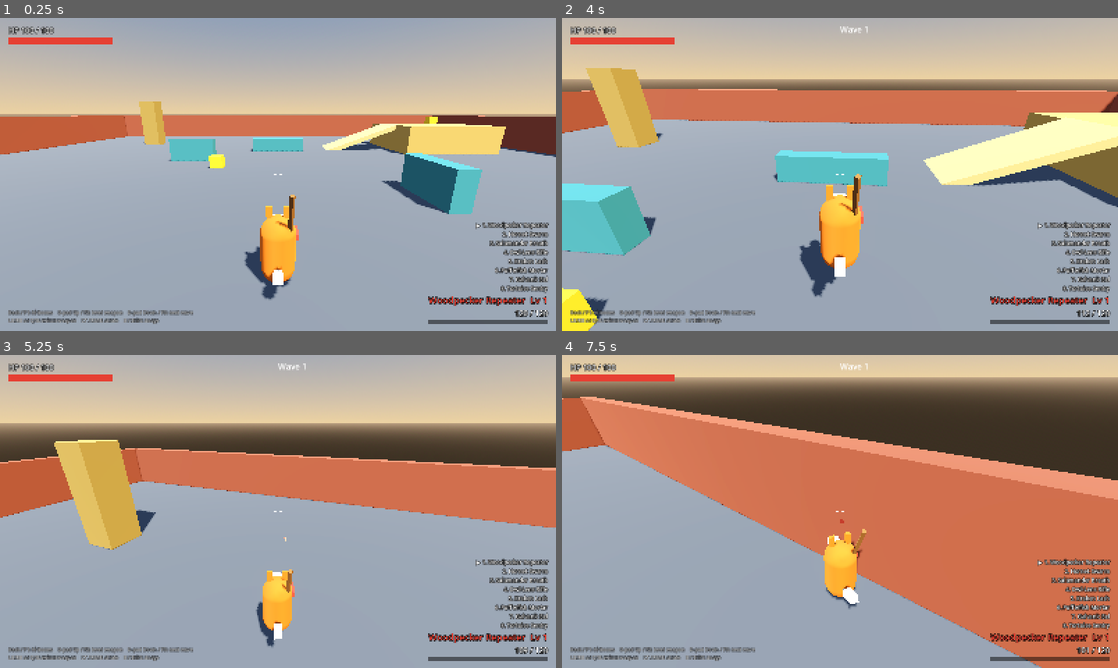
Above: before the commit, frames 1-4 (two rows, left to right).
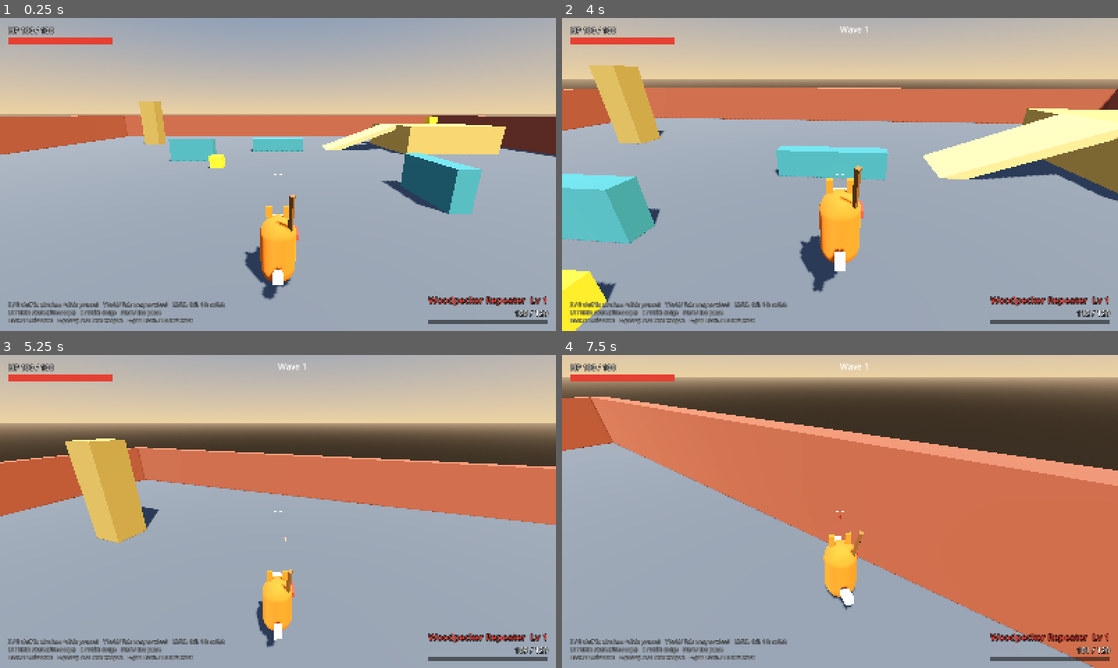
Above: after the commit, the same moments.

Repository: ArcticGizmo/project-fox
Game: Godot game, scene res://scenes/main.tscn
Same seed, same stepped clock (60 frames per second), same inputs: the game is played once before the commit and once after it.
Inputs (mouse positions are in pixels of both pictures, inside the frame that each line leads up to):
- Up to frame 1 (0.25 s): no input
- Up to frame 2 (4 s): move the mouse to (962, 158) at 0.52 s; press the mouse at (962, 158) at 0.53 s; hold D (move_right) 0.53-1.28 s; tap Shift (dodge) at 0.6 s; tap Space (jump) at 0.77, 1.52, 3.02, 3.77 s; move the mouse to (812, 174) at 1.27 s; release the mouse at (812, 174) at 1.28 s; hold W (move_forward) from 1.28 s (still down); click (812, 174) at 1.35 s; tap Right (look_right) at 1.55, 2.1 s; move the mouse to (851, 168) at 2.02 s; click (851, 168) at 2.17 s; tap F (melee) at 2.3, 2.85 s; move the mouse to (834, 180) at 2.77 s; click (834, 180) at 2.92 s; right-click (834, 180) at 3.05 s; move the mouse to (878, 177) at 3.52 s; hold Right mouse button (strafe) from 3.53 s (still down); click (878, 177) at 3.67 s; tap Tab (weapon_wheel, bound only after the commit) at 3.8 s
- Up to frame 3 (5.25 s): keep holding W (move_forward); move the mouse to (233, 508) at 4.27 s; release Right mouse button (strafe) at 4.28 s; tap Tab (weapon_wheel, bound only after the commit) at 4.35 s; click (233, 508) at 4.42 s; tap Space (jump) at 4.52 s; tap Shift (dodge) at 4.55, 5.1 s; move the mouse to (283, 511) at 5.02 s; press the mouse at (283, 511) at 5.03 s
- Up to frame 4 (7.5 s): move the mouse to (817, 505) at 5.77 s; release W (move_forward) at 5.78 s; release the mouse at (817, 505) at 5.78 s; hold D (move_right) 5.78-6.53 s; click (817, 505) at 5.85 s; tap Space (jump) at 6.02, 6.77 s; tap Right (look_right) at 6.05 s; move the mouse to (867, 511) at 6.52 s; hold W (move_forward) from 6.53 s (still down); tap Down (look_down) at 6.6 s; click (867, 511) at 6.67 s; tap F (melee) at 6.8 s; move the mouse to (812, 511) at 7.27 s; tap Left (look_left) at 7.35 s; click (812, 511) at 7.42 s

The runs differ from the first frame. In frame 1, 2.3% of the frame differs, in the area x 1-99%, y 64-98%; in frame 2, 12%, in the area x 0-100%, y 15-100%; in frame 3, 5.4%; in frame 4, 11%.

Commit message:
Add a slow-motion weapon wheel
Hold Y (controller) or Tab: time slows to 10% (PlayerTuning
wheel_time_scale) and a radial wheel of all eight weapons appears. The
right stick or mouse highlights a slot; releasing equips it. Movement
still works (slowed); camera, firing and melee are paused while open.
Dying or leaving the scene closes the wheel and restores time.

The wheel shows each slot's number (matching keys 1-8), level and an
EMPTY tag, plus the highlighted weapon's name, ammo and description. It
replaces the HUD's text weapon list; the help text now covers the new
controls.

GameFeel now owns Engine.time_scale: slow-motion sources and hit-stop
combine (slowest wins) instead of overwriting each other, and
GameFeel.reset() restores normal time. The test runner uses it between
tests.

Co-Authored-By: Claude Opus 5.5 <noreply@anthropic.com>

Diff:
--- a/scripts/autoload/game_feel.gd
+++ b/scripts/autoload/game_feel.gd
@@ -1,6 +1,11 @@
 extends Node
-## Global "juice": hit-stop, camera shake requests, damage numbers, impact puffs.
-## Tests switch the timing-sensitive parts off (hit_stop_enabled = false).
+## Global "juice": hit-stop, slow-motion, camera shake requests, damage
+## numbers, impact puffs. Tests switch the timing-sensitive parts off
+## (hit_stop_enabled = false).
+##
+## Engine.time_scale is owned here: it is the minimum of every active
+## slow-motion source (e.g. the weapon wheel) and any running hit-stop, so
+## sources never overwrite each other. Do not set Engine.time_scale elsewhere.
 
 signal shake_requested(strength: float)
 
@@ -8,6 +13,8 @@
 var damage_numbers_enabled: bool = true
 
 var _hit_stop_end_ms: int = 0
+var _hit_stop_scale: float = 1.0
+var _slowmo: Dictionary = {}
 
 
 func _ready() -> void:
@@ -17,15 +24,43 @@
 func _process(_delta: float) -> void:
 	if _hit_stop_end_ms > 0 and Time.get_ticks_msec() >= _hit_stop_end_ms:
 		_hit_stop_end_ms = 0
-		Engine.time_scale = 1.0
+		_apply_time_scale()
 
 
 ## Briefly slows time so heavy hits "land". Duration is in real seconds.
 func hit_stop(duration: float, time_scale: float = 0.05) -> void:
 	if not hit_stop_enabled or duration <= 0.0:
 		return
-	Engine.time_scale = time_scale
+	_hit_stop_scale = time_scale
 	_hit_stop_end_ms = maxi(_hit_stop_end_ms, Time.get_ticks_msec() + int(duration * 1000.0))
+	_apply_time_scale()
+
+
+## Holds time at `scale` until clear_slowmo(source). Several sources can overlap.
+func set_slowmo(source: StringName, scale: float) -> void:
+	_slowmo[source] = scale
+	_apply_time_scale()
+
+
+func clear_slowmo(source: StringName) -> void:
+	_slowmo.erase(source)
+	_apply_time_scale()
+
+
+## Back to normal time (scene restart, between tests).
+func reset() -> void:
+	_slowmo.clear()
+	_hit_stop_end_ms = 0
+	_apply_time_scale()
+
+
+func _apply_time_scale() -> void:
+	var s := 1.0
+	for v: float in _slowmo.values():
+		s = minf(s, v)
+	if _hit_stop_end_ms > 0:
+		s = minf(s, _hit_stop_scale)
+	Engine.time_scale = s
 
 
 func shake(strength: float) -> void:
--- a/scripts/autoload/input_setup.gd
+++ b/scripts/autoload/input_setup.gd
@@ -28,6 +28,7 @@
 	_add_button(&"melee", [JOY_BUTTON_X], [KEY_F], [MOUSE_BUTTON_XBUTTON1])
 	_add_button(&"weapon_next", [JOY_BUTTON_RIGHT_SHOULDER], [KEY_E])
 	_add_button(&"weapon_prev", [JOY_BUTTON_LEFT_SHOULDER], [KEY_Q])
+	_add_button(&"weapon_wheel", [JOY_BUTTON_Y], [KEY_TAB])
 	for i: int in 8:
 		_add_button(StringName("weapon_slot_%d" % (i + 1)), [], [KEY_1 + i])
 	_add_button(&"release_mouse", [], [KEY_ESCAPE])
--- a/scripts/player/input/device_input_provider.gd
+++ b/scripts/player/input/device_input_provider.gd
@@ -22,6 +22,7 @@
 	state.strafe_held = Input.is_action_pressed(&"strafe")
 	state.weapon_next = Input.is_action_just_pressed(&"weapon_next")
 	state.weapon_prev = Input.is_action_just_pressed(&"weapon_prev")
+	state.wheel_held = Input.is_action_pressed(&"weapon_wheel")
 	state.weapon_slot = -1
 	for i: int in 8:
 		if Input.is_action_just_pressed(StringName("weapon_slot_%d" % (i + 1))):
--- a/scripts/player/input/player_input_state.gd
+++ b/scripts/player/input/player_input_state.gd
@@ -18,6 +18,8 @@
 var strafe_held: bool = false
 var weapon_next: bool = false
 var weapon_prev: bool = false
+## Weapon wheel button held (opens the wheel and slows time).
+var wheel_held: bool = false
 ## 0-based slot requested this frame, or -1.
 var weapon_slot: int = -1
 
@@ -34,4 +36,5 @@
 	strafe_held = other.strafe_held
 	weapon_next = other.weapon_next
 	weapon_prev = other.weapon_prev
+	wheel_held = other.wheel_held
 	weapon_slot = other.weapon_slot
--- a/scripts/player/player.gd
+++ b/scripts/player/player.gd
@@ -11,6 +11,7 @@
 signal weapon_leveled(weapon: Weapon, level: int)
 signal died
 signal respawned
+signal wheel_toggled(open: bool)
 
 const RADIUS := 0.45
 const HEIGHT := 1.8
@@ -28,6 +29,7 @@
 const BODY_COLOR := Color(0.95, 0.45, 0.12)
 const RESPAWN_DELAY := 1.5
 const KILL_PLANE_Y := -20.0
+const WHEEL_SLOWMO := &"weapon_wheel"
 
 @export var tuning: PlayerTuning
 @export var weapon_paths: Array[String] = DEFAULT_WEAPONS
@@ -52,6 +54,9 @@
 
 var facing_yaw: float = 0.0
 var is_dead: bool = false
+var wheel_open: bool = false
+var wheel_highlight: int = 0
+var _wheel_cursor: Vector2 = Vector2.ZERO
 
 var _coyote: float = 0.0
 var _jump_buffer: float = 0.0
@@ -209,7 +214,9 @@
 
 	input_provider.poll(input, delta)
 	_update_timers(delta)
-	camera_rig.apply_look(input, delta)
+	_update_wheel()
+	if not wheel_open:
+		camera_rig.apply_look(input, delta)
 	_handle_weapon_switch()
 	_update_camera_mode()
 	_update_aim()
@@ -326,7 +333,7 @@
 # --- Melee --------------------------------------------------------------------
 
 func _handle_melee(delta: float) -> void:
-	if input.melee_pressed and not is_dodging():
+	if input.melee_pressed and not is_dodging() and not wheel_open:
 		var stick := camera_relative(input.move)
 		var started := melee.request_attack(is_on_floor(), stick)
 		match started:
@@ -483,10 +490,46 @@
 	var w := current_weapon()
 	if w == null:
 		return
-	var firing := input.fire_held and not is_dodging() and not melee.is_busy()
+	var firing := input.fire_held and not is_dodging() and not melee.is_busy() and not wheel_open
 	if firing:
 		_fire_facing = tuning.fire_facing_time
 	w.trigger(firing, current_aim())
+
+
+## Hold the wheel button: time slows, the right stick (or mouse) highlights a
+## slot, releasing equips it. Movement still works (slowed); camera, firing
+## and melee are paused while it is open.
+func _update_wheel() -> void:
+	if input.wheel_held and not wheel_open and not weapons.is_empty():
+		wheel_open = true
+		wheel_highlight = current_weapon_index
+		_wheel_cursor = Vector2.ZERO
+		GameFeel.set_slowmo(WHEEL_SLOWMO, tuning.wheel_time_scale)
+		wheel_toggled.emit(true)
+	elif not input.wheel_held and wheel_open:
+		close_wheel(true)
+	if not wheel_open:
+		return
+	_wheel_cursor = (_wheel_cursor + input.mouse_look).limit_length(tuning.wheel_mouse_threshold * 3.0)
+	if input.look.length() >= tuning.wheel_stick_threshold:
+		wheel_highlight = WeaponWheel.index_for_direction(input.look, weapons.size())
+	elif _wheel_cursor.length() >= tuning.wheel_mouse_threshold:
+		wheel_highlight = WeaponWheel.index_for_direction(_wheel_cursor, weapons.size())
+
+
+func close_wheel(equip: bool) -> void:
+	if not wheel_open:
+		return
+	wheel_open = false
+	GameFeel.clear_slowmo(WHEEL_SLOWMO)
+	if equip:
+		_select_weapon(wheel_highlight)
+	wheel_toggled.emit(false)
+
+
+func _exit_tree() -> void:
+	# Never leave the game in slow motion if the player is removed (scene restart).
+	GameFeel.clear_slowmo(WHEEL_SLOWMO)
 
 
 func _handle_weapon_switch() -> void:
@@ -564,6 +607,7 @@
 	velocity = Vector3.ZERO
 	current_weapon().on_unequipped()
 	melee.cancel()
+	close_wheel(false)
 	visual.visible = false
 	GameFeel.impact(global_position + Vector3.UP, BODY_COLOR, 3.0, 0.5)
 	died.emit()
--- a/scripts/player/player_tuning.gd
+++ b/scripts/player/player_tuning.gd
@@ -100,6 +100,14 @@
 @export var pounce_speed: float = 15.0
 @export var pounce_up_speed: float = 6.0
 
+@export_group("Weapon wheel")
+## Game speed while the wheel is open.
+@export var wheel_time_scale: float = 0.1
+## Stick deflection needed to change the highlighted slot.
+@export var wheel_stick_threshold: float = 0.5
+## Mouse travel (pixels) needed to change the highlighted slot.
+@export var wheel_mouse_threshold: float = 30.0
+
 @export_group("Strafe and zoom")
 ## Camera pulls in slightly while strafing so the mode change reads.
 @export var strafe_camera_distance: float = 4.6
--- a/scripts/ui/hud.gd
+++ b/scripts/ui/hud.gd
@@ -1,9 +1,9 @@
 class_name Hud
 extends CanvasLayer
-## Prototype HUD: health, current weapon (level, XP, ammo), weapon list,
+## Prototype HUD: health, current weapon (level, XP, ammo), weapon wheel,
 ## crosshair, wave counter, level-up popup and debug hints.
 
-const HELP_TEXT := "Back / F1: hitboxes    D-pad Up / F2: level weapon    D-pad Down / F3: next wave\nLB/RB or Q/E: switch weapon    LT / RMB: strafe    B / Shift: dodge"
+const HELP_TEXT := "X / F: staff (in air: slam, +stick: pounce)    Y hold / Tab: weapon wheel    LB/RB, Q/E, 1-8: switch\nLT / RMB: strafe (rifle: scope)    B / Shift: dodge    Start / Esc: pause\nBack / F1: hitboxes    D-pad Up / F2: level weapon    D-pad Down / F3: next wave"
 
 var _player: Player
 var _hp_bar: ProgressBar
@@ -11,7 +11,7 @@
 var _weapon_label: Label
 var _ammo_label: Label
 var _xp_bar: ProgressBar
-var _weapon_list: Label
+var _wheel: WeaponWheel
 var _reticle: Reticle
 var _wave_label: Label
 var _popup: Label
@@ -30,16 +30,18 @@
 
 	var bottom_right := _corner(root, Control.PRESET_BOTTOM_RIGHT, Vector2(-24, -20))
 	bottom_right.alignment = BoxContainer.ALIGNMENT_END
-	_weapon_list = _label(bottom_right, "", 16)
 	_weapon_label = _label(bottom_right, "", 26)
 	_ammo_label = _label(bottom_right, "", 22)
 	_xp_bar = _bar(bottom_right, Color(0.4, 0.8, 1.0), Vector2(300, 12))
-	for l: Label in [_weapon_list, _weapon_label, _ammo_label]:
+	for l: Label in [_weapon_label, _ammo_label]:
 		l.horizontal_alignment = HORIZONTAL_ALIGNMENT_RIGHT
 
 	var bottom_left := _corner(root, Control.PRESET_BOTTOM_LEFT, Vector2(24, -20))
 	var help := _label(bottom_left, HELP_TEXT, 14)
 	help.modulate.a = 0.6
+
+	_wheel = WeaponWheel.new()
+	root.add_child(_wheel)
 
 	_reticle = Reticle.new()
 	root.add_child(_reticle)
@@ -64,6 +66,7 @@
 
 func bind(player: Player, waves: WaveManager) -> void:
 	_player = player
+	_wheel.player = player
 	player.health.changed.connect(_on_health_changed)
 	player.weapon_changed.connect(_on_weapon_changed)
 	player.weapon_leveled.connect(_on_weapon_leveled)
@@ -79,6 +82,7 @@
 
 func _process(_delta: float) -> void:
 	if _player != null:
+		_reticle.visible = not _player.wheel_open
 		_reticle.locked = _player.aim_target != null
 		_reticle.zoomed = _player.is_zoomed()
 
@@ -110,11 +114,6 @@
 	_ammo_label.text = "%d / %d" % [w.ammo, w.max_ammo()]
 	_xp_bar.max_value = maxi(1, w.xp_needed())
 	_xp_bar.value = w.xp_needed() if w.is_max_level() else w.xp
-	var lines := PackedStringArray()
-	for i: int in _player.weapons.size():
-		var ww := _player.weapons[i]
-		lines.append("%s %d. %s" % ["▶" if ww == w else "  ", i + 1, ww.data.display_name])
-	_weapon_list.text = "\n".join(lines)
 
 
 func _show_popup(text: String) -> void:
--- /dev/null
+++ b/scripts/ui/weapon_wheel.gd
@@ -0,0 +1,72 @@
+class_name WeaponWheel
+extends Control
+## Radial weapon select. Shown while the player holds the wheel button; the
+## player owns selection (Player.wheel_open / wheel_highlight) and this only
+## draws it. Slot 0 is at the top, then clockwise, matching number keys 1-8.
+
+const RADIUS := 230.0
+const SLOT_RADIUS := 50.0
+const BACKDROP_RADIUS := 310.0
+
+var player: Player
+
+
+## Slot index for a stick/mouse direction (screen space: +x right, +y down).
+static func index_for_direction(dir: Vector2, count: int) -> int:
+	if count <= 0 or dir.length_squared() < 0.000001:
+		return 0
+	var angle := fposmod(atan2(dir.x, -dir.y), TAU)
+	return roundi(angle / (TAU / count)) % count
+
+
+## Screen-space unit direction of a slot's centre.
+static func slot_direction(index: int, count: int) -> Vector2:
+	var a := TAU * float(index) / float(count)
+	return Vector2(sin(a), -cos(a))
+
+
+func _ready() -> void:
+	mouse_filter = Control.MOUSE_FILTER_IGNORE
+	set_anchors_and_offsets_preset(Control.PRESET_FULL_RECT)
+	visible = false
+
+
+func _process(_delta: float) -> void:
+	var should_show := player != null and player.wheel_open
+	if should_show != visible:
+		visible = should_show
+	if visible:
+		queue_redraw()
+
+
+func _draw() -> void:
+	if player == null or player.weapons.is_empty():
+		return
+	var font := ThemeDB.fallback_font
+	var c := size * 0.5
+	var n := player.weapons.size()
+	draw_circle(c, BACKDROP_RADIUS, Color(0.05, 0.04, 0.03, 0.6))
+	draw_arc(c, BACKDROP_RADIUS, 0.0, TAU, 96, Color(0.75, 0.6, 0.3, 0.8), 3.0, true)
+
+	var hl := player.wheel_highlight
+
+	for i: int in n:
+		var w := player.weapons[i]
+		var pos := c + slot_direction(i, n) * RADIUS
+		var selected := i == hl
+		var r := SLOT_RADIUS * (1.2 if selected else 1.0)
+		var fill := w.data.color if selected else w.data.color.darkened(0.55)
+		draw_circle(pos, r, fill)
+		draw_arc(pos, r, 0.0, TAU, 48, Color.WHITE if selected else Color(1, 1, 1, 0.35), 3.0 if selected else 1.5, true)
+		var label := "%d" % (i + 1)
+		draw_string(font, pos + Vector2(-r, 8), label, HORIZONTAL_ALIGNMENT_CENTER, r * 2.0, 26, Color.WHITE)
+		var lv := "MAX" if w.is_max_level() else "Lv %d" % w.level
+		draw_string(font, pos + Vector2(-r, r + 20), lv, HORIZONTAL_ALIGNMENT_CENTER, r * 2.0, 16, Color(1, 1, 1, 0.85))
+		if w.ammo <= 0:
+			draw_string(font, pos + Vector2(-r, -r - 6), "EMPTY", HORIZONTAL_ALIGNMENT_CENTER, r * 2.0, 14, Color(1, 0.35, 0.3))
+
+	var cw := player.weapons[hl]
+	var width := 300.0
+	draw_string(font, c + Vector2(-width * 0.5, -22), cw.data.display_name, HORIZONTAL_ALIGNMENT_CENTER, width, 26, cw.data.color)
+	draw_string(font, c + Vector2(-width * 0.5, 6), "Lv %d   Ammo %d / %d" % [cw.level, cw.ammo, cw.max_ammo()], HORIZONTAL_ALIGNMENT_CENTER, width, 18, Color.WHITE)
+	draw_multiline_string(font, c + Vector2(-width * 0.5, 34), cw.data.description, HORIZONTAL_ALIGNMENT_CENTER, width, 14, 4, Color(1, 1, 1, 0.75))
--- a/tests/test_runner.gd
+++ b/tests/test_runner.gd
@@ -50,7 +50,8 @@
 			await get_tree().physics_frame
 			await get_tree().physics_frame
 			DebugSettings.show_boxes = false
-			Engine.time_scale = 1.0
+			GameFeel.reset()
+			get_tree().paused = false
 
 	print("")
 	print("%d passed, %d failed (%d ms)" % [passed, failed, Time.get_ticks_msec() - start_ms])
--- /dev/null
+++ b/tests/unit/test_wheel.gd
@@ -0,0 +1,81 @@
+extends TestCase
+## Weapon wheel: direction maths, slow-motion, stick and mouse selection.
+
+var player: Player
+var pad: ScriptedInputProvider
+
+
+func before_each() -> void:
+	add_floor()
+	pad = ScriptedInputProvider.new()
+	player = Player.new()
+	player.input_provider = pad
+	player.position = Vector3(0, 0.05, 0)
+	add_child(player)
+	await wait_frames(5)
+
+
+func test_direction_maps_to_clockwise_slots() -> void:
+	assert_eq(WeaponWheel.index_for_direction(Vector2.UP, 8), 0, "up")
+	assert_eq(WeaponWheel.index_for_direction(Vector2(1, -1), 8), 1, "up-right")
+	assert_eq(WeaponWheel.index_for_direction(Vector2.RIGHT, 8), 2, "right")
+	assert_eq(WeaponWheel.index_for_direction(Vector2.DOWN, 8), 4, "down")
+	assert_eq(WeaponWheel.index_for_direction(Vector2.LEFT, 8), 6, "left")
+	assert_eq(WeaponWheel.index_for_direction(Vector2(-0.1, -1), 8), 0, "just left of up still slot 0")
+	assert_eq(WeaponWheel.index_for_direction(Vector2(-1, -1), 8), 7, "up-left wraps to last")
+	for i: int in 8:
+		assert_eq(WeaponWheel.index_for_direction(WeaponWheel.slot_direction(i, 8), 8), i, "round trip %d" % i)
+
+
+func test_slowmo_sources_combine() -> void:
+	GameFeel.set_slowmo(&"a", 0.5)
+	GameFeel.set_slowmo(&"b", 0.1)
+	assert_near(Engine.time_scale, 0.1, 0.0001, "slowest source wins")
+	GameFeel.clear_slowmo(&"b")
+	assert_near(Engine.time_scale, 0.5, 0.0001, "remaining source")
+	GameFeel.reset()
+	assert_near(Engine.time_scale, 1.0, 0.0001, "reset")
+
+
+func test_hold_slows_time_and_stick_selects_on_release() -> void:
+	pad.next.wheel_held = true
+	await wait_frames(2)
+	assert_true(player.wheel_open, "wheel open")
+	assert_near(Engine.time_scale, player.tuning.wheel_time_scale, 0.0001, "time slowed")
+	pad.next.look = Vector2(1, 0)
+	await wait_frames(2)
+	assert_eq(player.wheel_highlight, 2, "stick right highlights slot 3")
+	pad.next.look = Vector2.ZERO
+	await wait_frames(2)
+	assert_eq(player.wheel_highlight, 2, "highlight stays when stick recentres")
+	pad.next.wheel_held = false
+	await wait_frames(2)
+	assert_false(player.wheel_open, "closed")
+	assert_eq(player.current_weapon_index, 2, "equipped highlighted weapon")
+	assert_near(Engine.time_scale, 1.0, 0.0001, "time restored")
+
+
+func test_mouse_selects_and_camera_is_frozen() -> void:
+	var yaw := player.camera_rig.yaw
+	pad.next.wheel_held = true
+	await wait_frames(2)
+	for _i: int in 3:
+		pad.next.mouse_look = Vector2(0, 20)
+		await wait_frames(1)
+	assert_eq(player.wheel_highlight, 4, "mouse down highlights the bottom slot")
+	assert_near(player.camera_rig.yaw, yaw, 0.0001, "camera ignores look input while open")
+	pad.next.wheel_held = false
+	await wait_frames(2)
+	assert_eq(player.current_weapon_index, 4, "equipped")
+
+
+func test_cannot_fire_with_wheel_open_and_death_closes_it() -> void:
+	var w := player.current_weapon()
+	var ammo := w.ammo
+	pad.next.wheel_held = true
+	pad.next.fire_held = true
+	await wait_frames(5)
+	assert_eq(w.ammo, ammo, "no shots while choosing")
+	player.health.apply_damage(DamageInfo.create(1000.0, Vector3.ZERO))
+	assert_false(player.wheel_open, "dying closes the wheel")
+	assert_near(Engine.time_scale, 1.0, 0.0001, "and restores time")
--- a/tools/screenshot.gd
+++ b/tools/screenshot.gd
@@ -26,6 +26,15 @@
 	await get_tree().create_timer(0.2).timeout
 	await _capture("firing.png")
 	Input.action_release(&"fire")
+	# Weapon wheel held with the right stick pushed right (slot 3 highlighted).
+	Input.action_press(&"weapon_wheel")
+	Input.action_press(&"look_right", 1.0)
+	await get_tree().create_timer(0.3, true, false, true).timeout
+	await _capture("wheel.png")
+	Input.action_release(&"look_right")
+	await get_tree().create_timer(0.1, true, false, true).timeout
+	Input.action_release(&"weapon_wheel")
+	await get_tree().create_timer(0.3).timeout
 	if "--weapons" in OS.get_cmdline_user_args():
 		await _capture_each_weapon(arena.get("player") as Player)
 	DebugSettings.show_boxes = true
Not shown, added: scripts/ui/weapon_wheel.gd.uid
Not shown, added: tests/unit/test_wheel.gd.uid
